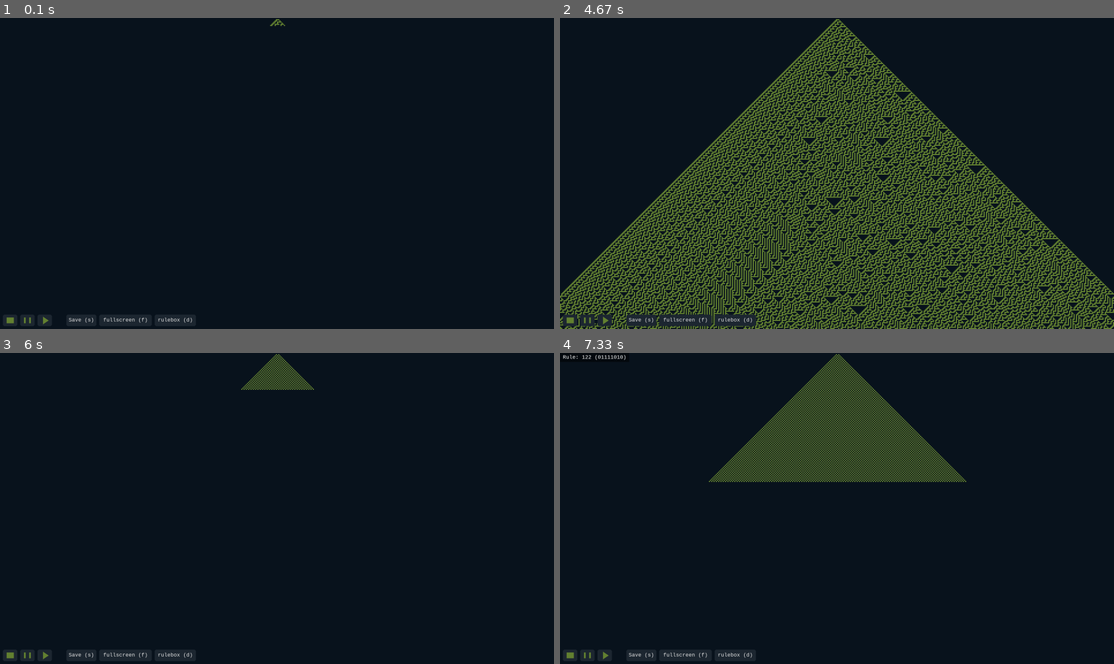
Above: before the commit, frames 1-4 (two rows, left to right).
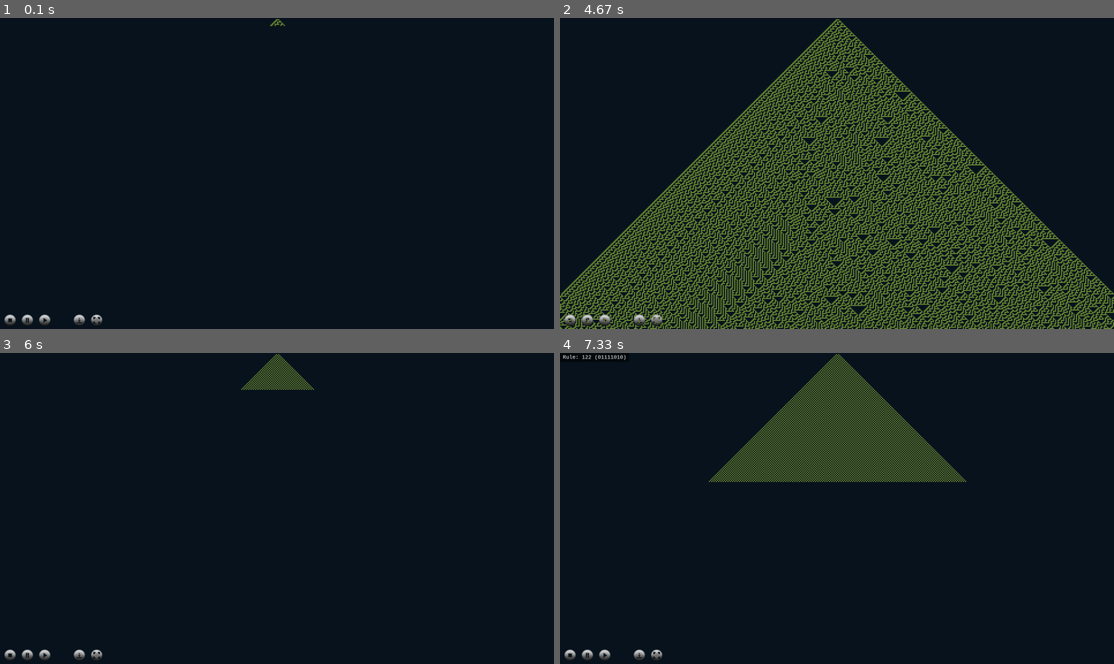
Above: after the commit, the same moments.

Repository: Dyretna/ca_simulator
Game: pygame game, started from run_pygame.py
Same seed, same stepped clock (60 frames per second), same inputs: the game is played once before the commit and once after it.
Inputs (mouse positions are in pixels of both pictures, inside the frame that each line leads up to):
- Up to frame 1 (0.1 s): no input
- Up to frame 2 (4.67 s): hold D 0.33-0.8 s; move the mouse to (814, 189) at 0.37 s; press the mouse at (892, 241) at 0.87 s; move the mouse to (776, 185) at 0.97 s; release the mouse at (665, 126) at 1.1 s; hold D 1.17-1.63 s; hold D 2-2.63 s; hold D 3.07-3.53 s; hold D 3.57-4.03 s; hold D from 4.4 s (still down)
- Up to frame 3 (6 s): release D at 5.03 s; hold D 5.47-5.93 s; hold D from 5.97 s (still down)
- Up to frame 4 (7.33 s): release D at 6.43 s; hold D from 6.8 s (still down)

The runs differ from the first frame. In frame 1, 0.4% of the frame differs, in the area x 0-35%, y 95-100%; in frame 2, 0.8%, in the area x 0-36%, y 95-100%; in frame 3, 0.4%; in frame 4, 0.4%.

Commit message:
Add and Update: IconButton using .png assets, with icon for 'save' and 'fullscreen'.
- seperated button modules.
- checks for collision is done in Icon-and Text-modules instead of base-class (circle vs rect)
- TextButton temporarily removed since it needs some more work.

Diff:
--- a/src/pygame_automata/ui/pygame_runner.py
+++ b/src/pygame_automata/ui/pygame_runner.py
@@ -68,16 +68,20 @@
         height: int = 720,
         cell_size: int = 4,
         in_order: bool = False,
+        post_pause_ms: int = 1000,
+        assets_folder: str = "assets",
         save_folder: str = "examples",
-        post_pause_ms: int = 1000,
     ):
         pygame.init()
 
         self.width = width
         self.height = height
         self.cell_size = cell_size
+        self.post_pause_ms = post_pause_ms
+
+        # folder paths
+        self.assets_folder = Path(assets_folder)
         self.save_folder = Path(save_folder)
-        self.post_pause_ms = post_pause_ms
 
         self.screen = pygame.display.set_mode((width, height))
         pygame.display.set_caption("CA GUI Runner")
@@ -155,59 +159,45 @@
     def _init_ui_buttons(self):
         """buttons are placed relative to UIBar"""
 
-        bg = (30, 40, 50)
+        # bg = self.bg_color
         hover = (60, 60, 90)
-        icon = (100, 130, 50)
-        text_c = (230, 230, 230)
+        # text_c = (230, 230, 230)
 
         # --- icon buttons ---
         # stop
         start = 10
         pos = (start, 10, 50, 40)
+        icon_path = self.assets_folder / "icon_stop.png"
         func = self.stop
-        self.ui_bar.add_button(btn.StopButton(*pos, bg, hover, icon, func))
+        self.ui_bar.add_button(btn.IconButton(*pos, hover, icon_path, func))
 
         # pause
         start += 60
         pos = (start, 10, 50, 40)
+        icon_path = self.assets_folder / "icon_pause.png"
         func = self.toggle_pause
-        self.ui_bar.add_button(btn.PauseButton(*pos, bg, hover, icon, func))
+        self.ui_bar.add_button(btn.IconButton(*pos, hover, icon_path, func))
 
         # play
         start += 60
         pos = (start, 10, 50, 40)
+        icon_path = self.assets_folder / "icon_play.png"
         func = self.play
-        self.ui_bar.add_button(btn.PlayButton(*pos, bg, hover, icon, func))
-
-        # --- text buttons ---
-        # inline helper
-        def make_text_button_pos(start: int, text: str) -> tuple[tuple, int]:
-            width = len(text) * 13
-            return (start, 10, width, 40), width
-
-        # save btn
-        start = 230
-        text_str, func = "Save (s)", self.set_save_flag
-        pos, width = make_text_button_pos(start, text_str)
-        self.ui_bar.add_button(
-            btn.TextButton(*pos, text_str, self.font, bg, text_c, func)
-        )
+        self.ui_bar.add_button(btn.IconButton(*pos, hover, icon_path, func))
+
+        # save
+        start += 120  # add small gap
+        pos = (start, 10, 50, 40)
+        icon_path = self.assets_folder / "icon_save.png"
+        func = self.set_save_flag
+        self.ui_bar.add_button(btn.IconButton(*pos, hover, icon_path, func))
 
         # fullscreen
-        start = start + width + 10
-        text_str, func = "fullscreen (f)", self.toggle_fullscreen
-        pos, width = make_text_button_pos(start, text_str)
-        self.ui_bar.add_button(
-            btn.TextButton(*pos, text_str, self.font, bg, text_c, func)
-        )
-
-        # rulebox
-        start = start + width + 10
-        text_str, func = "rulebox (d)", self.toggle_rulebox
-        pos, width = make_text_button_pos(start, text_str)
-        self.ui_bar.add_button(
-            btn.TextButton(*pos, text_str, self.font, bg, text_c, func)
-        )
+        start += 60
+        pos = (start, 10, 50, 40)
+        icon_path = self.assets_folder / "icon_fullscreen.png"
+        func = self.toggle_fullscreen
+        self.ui_bar.add_button(btn.IconButton(*pos, hover, icon_path, func))
 
     # --------------------------------------------
     # RENDER
--- a/src/pygame_automata/ui/pygame_ui/button.py
+++ /dev/null
@@ -1,204 +0,0 @@
-# src/pygame_automata/ui/pygame_ui/button.py
-
-from abc import ABC, abstractmethod
-
-import pygame
-
-
-class ButtonBase(ABC):
-    """
-    Base class for all buttons.
-
-    Buttons are dumb:
-    - they know their rect and hover state
-    - they can draw themselves
-    - they can detect hover and clicks
-    - they call a callback when clicked
-    """
-
-    def __init__(self, x: int, y: int, w: int, h: int, callback):
-        self.rect = pygame.Rect(x, y, w, h)
-        self.callback: callable = callback
-        self.hover: bool = False
-
-    @abstractmethod
-    def draw(self, surface: pygame.Surface, offset_y: int):
-        pass
-
-    def on_mouse_move(self, local_pos: tuple[int, int]):
-        """Update hover state based on mouse movement."""
-
-        self.hover = self.rect.collidepoint(local_pos)
-
-    def on_mouse_down(self, local_pos: tuple[int, int]):
-        """Handle mouse down in local coordinates."""
-
-        if self.rect.collidepoint(local_pos):
-            self.callback()
-
-    def on_mouse_up(self, local_pos: tuple[int, int]):
-        """Mouse up hook for future use (e.g. press/release logic)."""
-        # kept for future expansion (press/release distinction)
-        pass
-
-
-class TextButton(ButtonBase):
-    """Button that renders a text label."""
-
-    def __init__(
-        self,
-        x: int,
-        y: int,
-        w: int,
-        h: int,
-        label: str,
-        font: pygame.font.Font,
-        bg_color: tuple[int, int, int],
-        text_color: tuple[int, int, int],
-        callback: callable,
-    ):
-        super().__init__(x, y, w, h, callback)
-        self.label = label
-        self.font = font
-        self.bg_color = bg_color
-        self.text_color = text_color
-
-    def draw(self, surface: pygame.Surface, offset_y: int):
-        color = (
-            self.bg_color
-            if not self.hover
-            else (
-                min(self.bg_color[0] + 20, 255),
-                min(self.bg_color[1] + 20, 255),
-                min(self.bg_color[2] + 20, 255),
-            )
-        )
-
-        pygame.draw.rect(
-            surface,
-            color,
-            (self.rect.x, self.rect.y + offset_y, self.rect.w, self.rect.h),
-            border_radius=6,
-        )
-
-        text = self.font.render(self.label, True, self.text_color)
-        tx = self.rect.x + (self.rect.w - text.get_width()) // 2
-        ty = self.rect.y + offset_y + (self.rect.h - text.get_height()) // 2
-        surface.blit(text, (tx, ty))
-
-
-class IconButtonBase(ButtonBase, ABC):
-    """Base class for icon buttons."""
-
-    def __init__(
-        self,
-        x: int,
-        y: int,
-        w: int,
-        h: int,
-        bg_color: tuple[int, int, int],
-        hover_color: tuple[int, int, int],
-        icon_color: tuple[int, int, int],
-        callback: callable,
-    ):
-        super().__init__(x, y, w, h, callback)
-        self.bg_color = bg_color
-        self.hover_color = hover_color
-        self.icon_color = icon_color
-
-    def draw(self, surface: pygame.Surface, offset_y: int):
-        color = self.hover_color if self.hover else self.bg_color
-
-        pygame.draw.rect(
-            surface,
-            color,
-            (self.rect.x, self.rect.y + offset_y, self.rect.w, self.rect.h),
-            border_radius=6,
-        )
-
-        cx = self.rect.x + self.rect.w // 2
-        cy = self.rect.y + offset_y + self.rect.h // 2
-
-        self.draw_icon(surface, cx, cy)
-
-    @abstractmethod
-    def draw_icon(self, surface: pygame.Surface, cx: int, cy: int):
-        """Draw the icon at the given center position."""
-        pass
-
-
-class PauseButton(IconButtonBase):
-    """Pause icon: two vertical bars."""
-
-    def draw_icon(self, surface: pygame.Surface, cx: int, cy: int):
-        bar_w = self.rect.w // 8
-        bar_h = self.rect.h // 2
-        gap = bar_w * 2
-
-        pygame.draw.rect(
-            surface,
-            self.icon_color,
-            (cx - gap, cy - bar_h // 2, bar_w, bar_h),
-        )
-        pygame.draw.rect(
-            surface,
-            self.icon_color,
-            (cx + gap - bar_w, cy - bar_h // 2, bar_w, bar_h),
-        )
-
-
-class PlayButton(IconButtonBase):
-    """Play icon: right-pointing triangle."""
-
-    def draw_icon(self, surface: pygame.Surface, cx: int, cy: int):
-        size = self.rect.h // 3
-        points = [
-            (cx - size // 2, cy - size),
-            (cx - size // 2, cy + size),
-            (cx + size, cy),
-        ]
-        pygame.draw.polygon(surface, self.icon_color, points)
-
-
-class StopButton(IconButtonBase):
-    """Stop icon: Square."""
-
-    def draw_icon(self, surface: pygame.Surface, cx: int, cy: int):
-        pygame.draw.rect(
-            surface,
-            self.icon_color,
-            (
-                cx - self.rect.w // 4,
-                cy - self.rect.h // 4,
-                self.rect.w // 2,
-                self.rect.h // 2,
-            ),
-        )
-
-
-# ----------------------------------------------
-# CURRENTLY NOT IN USE
-# maybe in later extension
-# ----------------------------------------------
-
-
-class NextButton(IconButtonBase):
-    """Next icon: double right-pointing triangles."""
-
-    def draw_icon(self, surface: pygame.Surface, cx: int, cy: int):
-        size = self.rect.h // 3
-        t1 = [(cx - size, cy - size), (cx - size, cy + size), (cx, cy)]
-        t2 = [(cx, cy - size), (cx, cy + size), (cx + size, cy)]
-        pygame.draw.polygon(surface, self.icon_color, t1)
-        pygame.draw.polygon(surface, self.icon_color, t2)
-
-
-class SaveButton(IconButtonBase):
-    """Save icon: square "disk" with inner square."""
-
-    def draw_icon(self, surface: pygame.Surface, cx: int, cy: int):
-        size = self.rect.h // 3
-        outer_rect = pygame.Rect(cx - size, cy - size, size * 2, size * 2)
-        inner_rect = pygame.Rect(cx - size // 2, cy - size // 2, size, size)
-        pygame.draw.rect(surface, self.icon_color, outer_rect)
-        pygame.draw.rect(surface, (0, 0, 0), inner_rect)
--- /dev/null
+++ b/src/pygame_automata/ui/pygame_ui/button/__init__.py
@@ -0,0 +1,10 @@
+from .base import ButtonBase
+from .icon_button import IconButton
+
+# from .text_button import TextButton
+
+__all__ = [
+    "ButtonBase",
+    "IconButton",
+    "TextButton",
+]
--- /dev/null
+++ b/src/pygame_automata/ui/pygame_ui/button/base.py
@@ -0,0 +1,34 @@
+# src/pygame_automata/ui/pygame_ui/button/base.py
+
+from abc import ABC, abstractmethod
+
+import pygame
+
+
+class ButtonBase(ABC):
+    """
+    Base class for all buttons.
+
+    Buttons are dumb:
+    - they know their hover state
+    - they can draw themselves
+    - they can detect hover and clicks
+    - they call a callback when clicked
+    """
+
+    def __init__(self, x: int, y: int, w: int, h: int, callback):
+        self.rect = pygame.Rect(x, y, w, h)
+        self.callback = callback
+        self.hover = False
+
+    @abstractmethod
+    def draw(self, surface: pygame.Surface, offset_y: int): ...
+
+    @abstractmethod
+    def on_mouse_move(self, local_pos: tuple[int, int]): ...
+
+    @abstractmethod
+    def on_mouse_down(self, local_pos: tuple[int, int]): ...
+
+    def on_mouse_up(self, local_pos: tuple[int, int]):
+        pass
--- /dev/null
+++ b/src/pygame_automata/ui/pygame_ui/button/icon_button.py
@@ -0,0 +1,46 @@
+# src/pygame_automata/ui/pygame_ui/button/icon_button.py
+
+import pygame
+
+from .base import ButtonBase
+
+
+class IconButton(ButtonBase):
+    def __init__(self, x, y, w, h, hover_color, icon_path, callback):
+        super().__init__(x, y, w, h, callback)
+
+        self.hover_color = hover_color
+
+        # circle geometry
+        self.cx = x + w // 2
+        self.cy = y + h // 2
+        self.radius = min(w, h) // 2
+
+        # load PNG
+        img = pygame.image.load(icon_path).convert_alpha()
+
+        # scale to circle diameter
+        diameter = self.radius * 2
+        self.icon_img = pygame.transform.smoothscale(img, (diameter, diameter))
+
+    def on_mouse_move(self, local_pos):
+        dx = local_pos[0] - self.cx
+        dy = local_pos[1] - self.cy
+        self.hover = dx * dx + dy * dy <= self.radius * self.radius
+
+    def on_mouse_down(self, local_pos):
+        dx = local_pos[0] - self.cx
+        dy = local_pos[1] - self.cy
+        if dx * dx + dy * dy <= self.radius * self.radius:
+            self.callback()
+
+    def draw(self, surface, offset_y):
+        cy = self.cy + offset_y
+
+        if self.hover:
+            pygame.draw.circle(surface, self.hover_color, (self.cx, cy), self.radius)
+
+        img = self.icon_img
+        x = self.cx - img.get_width() // 2
+        y = cy - img.get_height() // 2
+        surface.blit(img, (x, y))
--- a/src/pygame_automata/ui/pygame_ui/ui_bar.py
+++ b/src/pygame_automata/ui/pygame_ui/ui_bar.py
@@ -2,7 +2,7 @@
 
 import pygame
 
-from .button import ButtonBase
+from .button.base import ButtonBase
 
 
 class UIBar:
Binary file added: assets/icon_fullscreen.png
Binary file added: assets/icon_pause.png
Binary file added: assets/icon_play.png
Binary file added: assets/icon_save.png
Binary file added: assets/icon_stop.png
